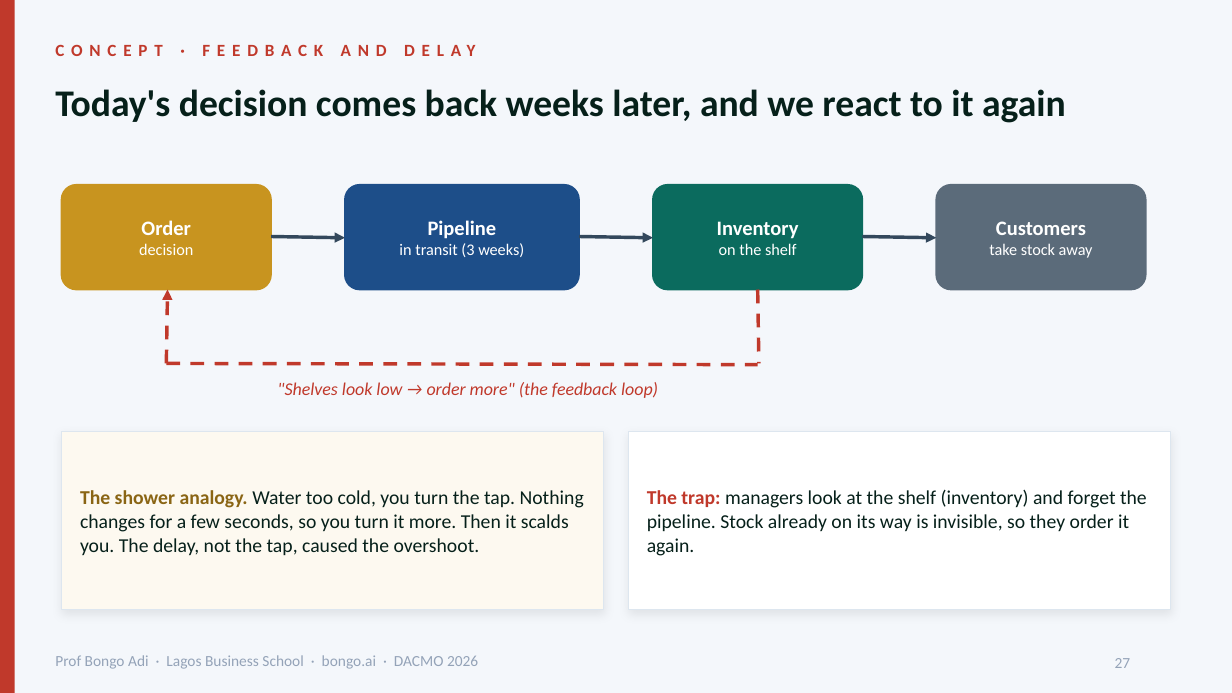
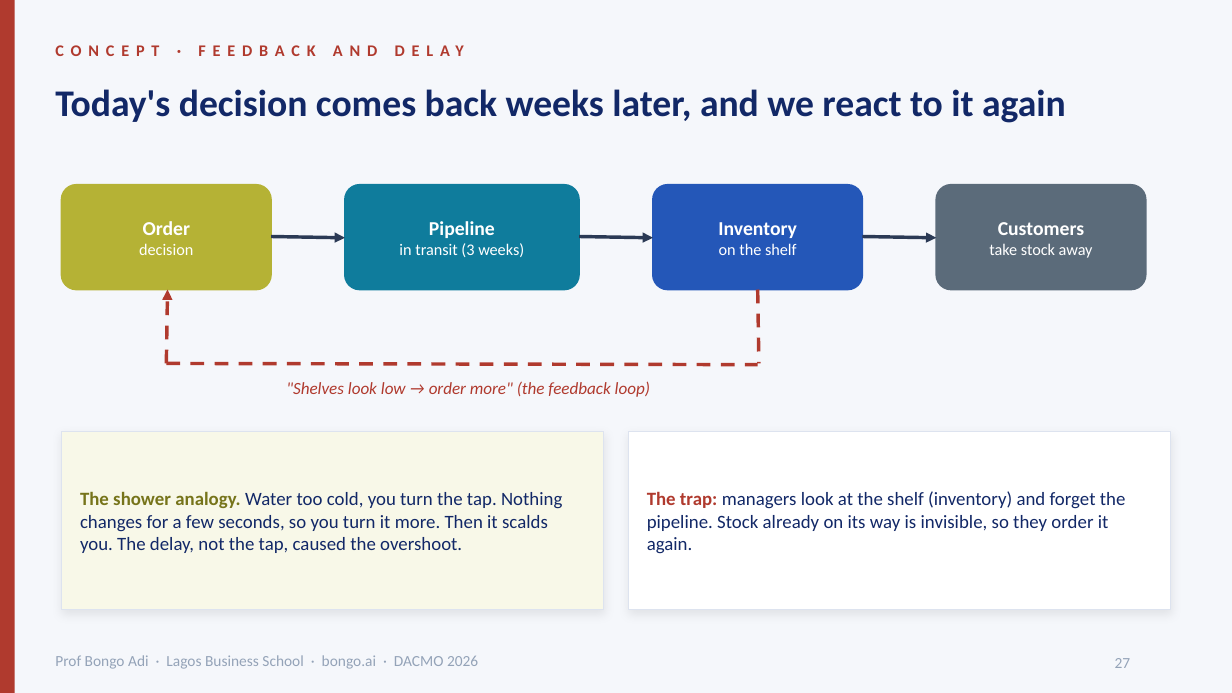
Before and after one commit to adibongo/dacmo-operations-analytics, a slide deck: slide 27 of downloads/DACMO-Analytics-for-Operations.pptx. Drawn at 1232x693 pixels with LibreOffice and Linux fonts; fonts in the diff are those of the drawing; background and template pictures are left out. Boxes give left, top, right and bottom in pixels: in the first picture for what was removed or moved away, otherwise in the second. Text is boxed around its words. In the diff, an @@ line names an element or a change of style, - is before the commit and + after.

```diff
--- a/downloads/DACMO-Analytics-for-Operations.pptx
+++ b/downloads/DACMO-Analytics-for-Operations.pptx
@@ background #F4F7FB to #F5F7FB @@
@@ rectangle at (x1=0, y1=0, x2=15, y2=692): fill #C0392B to #B03A2E @@
@@ text "CONCEPT · FEEDBACK AND DELAY" at (x1=55, y1=34, x2=1103, y2=65): size 10 to 9.5 pt, text colour #C0392B to #B03A2E @@
@@ text "Today's decision comes back weeks ..." at (x1=55, y1=89, x2=1066, y2=123): text colour #06201A to #122867 @@
@@ rounded rectangle at (x1=62, y1=185, x2=271, y2=290): fill #C8941F to #B5B235; outline #C8941F 1 pt to #B5B235 1 pt @@
@@ rounded rectangle at (x1=345, y1=185, x2=579, y2=290): fill #1D4E89 to #0F7C9C; outline #1D4E89 1 pt to #0F7C9C 1 pt @@
@@ rounded rectangle at (x1=653, y1=185, x2=862, y2=290): fill #0B6B5E to #2457B8; outline #0B6B5E 1 pt to #2457B8 1 pt @@
@@ text at (x1=143, y1=221, x2=191, y2=235): size 12 to 11.5 pt in "Order" @@
@@ arrow (271, 237) - (345, 238): stroke #33485C 2 pt to #2B3A55 2 pt @@
@@ text at (x1=429, y1=221, x2=495, y2=238): size 12 to 11.5 pt in "Pipeline" @@
@@ arrow (579, 237) - (653, 238): stroke #33485C 2 pt to #2B3A55 2 pt @@
@@ text at (x1=718, y1=222, x2=797, y2=238): size 12 to 11.5 pt in "Inventory" @@
@@ arrow (862, 237) - (936, 238): stroke #33485C 2 pt to #2B3A55 2 pt @@
@@ text at (x1=998, y1=222, x2=1084, y2=235): size 12 to 11.5 pt in "Customers" @@
@@ arrow (166, 363) - (168, 290): stroke #C0392B 2 pt dashed to #B03A2E 2 pt dashed @@
@@ line (758, 290) - (759, 363): stroke #C0392B 2 pt dashed to #B03A2E 2 pt dashed @@
@@ line (166, 363) - (758, 365): stroke #C0392B 2 pt dashed to #B03A2E 2 pt dashed @@
@@ text ""Shelves look low → order ..." at (x1=286, y1=381, x2=650, y2=397): size 10.5 to 10 pt, text colour #C0392B to #B03A2E @@
@@ rectangle at (x1=62, y1=431, x2=604, y2=610): fill #FDF9F0 to #F8F8E8; outline #DDE6EF 0.75 pt to #DDE3EF 0.75 pt @@
@@ text "The shower analogy. Water too ..." at (x1=80, y1=491, x2=562, y2=553): size 11.5 to 11 pt; text colour #8A6514 to #76741A in "The shower analogy."; text colour #06201A to #122867 in "Water too cold, you turn the tap. ..." @@
@@ rectangle at (x1=628, y1=431, x2=1170, y2=610): outline #DDE6EF 0.75 pt to #DDE3EF 0.75 pt @@
@@ text "The trap: managers look at ..." at (x1=647, y1=491, x2=1126, y2=554): size 11.5 to 11 pt, text colour #06201A to #122867; text colour #C0392B to #B03A2E in "The trap:" @@
```
Also in this commit, not shown: 44 other slides changed, 16 other files.
